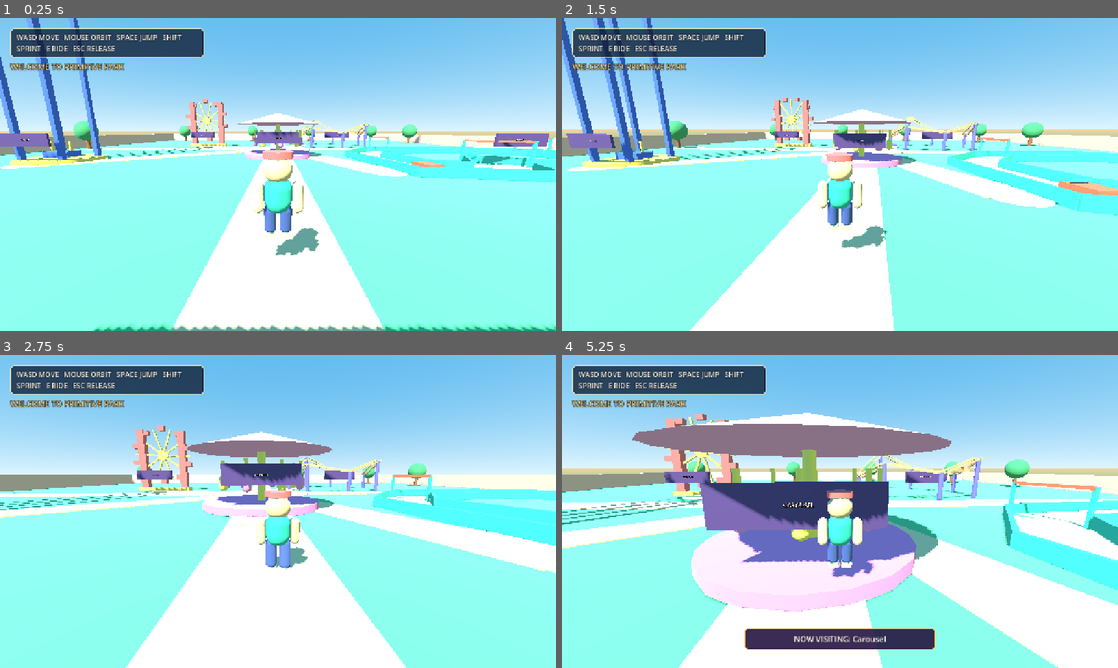
Above: before the commit, frames 1-4 (two rows, left to right).
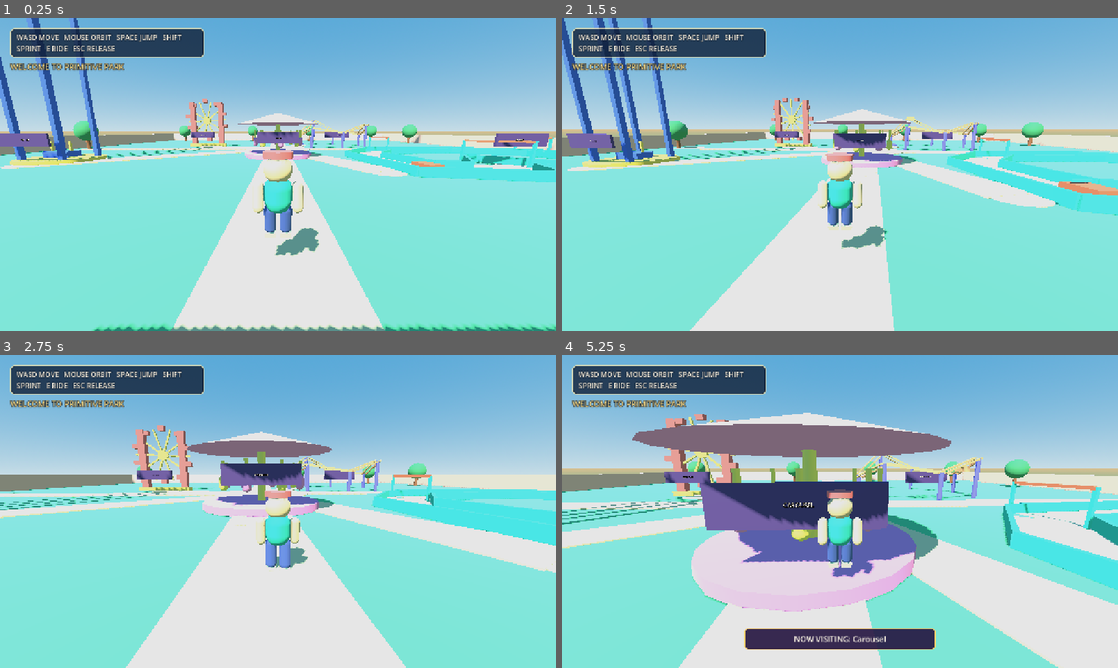
Above: after the commit, the same moments.

Repository: miya123123/primitive-park-walkthrough
Game: Godot game, scene res://scenes/Main.tscn
The game is run twice, just before and just after one commit, with the same random seed, the same clock (stepped at 60 frames per second) and the same inputs.
Inputs (mouse positions are in pixels of both pictures, inside the frame that each line leads up to):
- Up to frame 1 (0.25 s): no input
- Up to frame 2 (1.5 s): tap Enter at 0.5 s; move the mouse to (867, 174) at 0.52 s; hold W (move_forward) from 0.53 s (still down); tap E (interact) at 0.6 s; click (867, 174) at 0.67 s; tap Space (jump) at 0.77 s; move the mouse to (812, 174) at 1.27 s; tap R at 1.35 s
- Up to frame 3 (2.75 s): keep holding W (move_forward); tap Space (jump) at 1.52 s; move the mouse to (289, 505) at 2.02 s; tap E (interact) at 2.1 s
- Up to frame 4 (5.25 s): keep holding W (move_forward); move the mouse to (834, 517) at 2.77 s; tap R at 2.85, 4.35 s; click (834, 517) at 2.92 s; tap Space (jump) at 3.02, 3.77, 4.52 s; move the mouse to (878, 514) at 3.52 s; tap E (interact) at 3.6, 5.1 s; move the mouse to (795, 508) at 4.27 s; move the mouse to (845, 511) at 5.02 s; click (845, 511) at 5.17 s

The runs differ from the first frame. In frame 1, 80% of the frame differs, in the area x 0-100%, y 0-100%; in frame 2, 81%; in frame 3, 80%; in frame 4, 68%.

Commit message:
fix: 画面輝度を調整

Diff:
--- a/my-game/src/main.gd
+++ b/my-game/src/main.gd
@@ -70,6 +70,8 @@
 	environment.ambient_light_source = Environment.AMBIENT_SOURCE_SKY
 	environment.ambient_light_energy = 0.75
 	environment.ambient_light_color = Color("#F4F7FF")
+	environment.adjustment_enabled = true
+	environment.adjustment_brightness = 0.9
 	world_environment.environment = environment
 	add_child(world_environment)
 
--- a/my-game/tests/helpers/test_suite.gd
+++ b/my-game/tests/helpers/test_suite.gd
@@ -116,6 +116,13 @@
 	await tree.process_frame
 	await tree.process_frame
 	var park: Node = main_instance.get_node("Park/GeneratedPark")
+	var daylight_environment: WorldEnvironment = main_instance.get_node_or_null("DaylightEnvironment") as WorldEnvironment
+	_assert(daylight_environment != null, "daylight environment should exist")
+	if daylight_environment != null:
+		_assert(daylight_environment.environment != null, "daylight environment should provide an environment resource")
+		if daylight_environment.environment != null:
+			_assert(daylight_environment.environment.adjustment_enabled, "daylight environment brightness adjustment should be enabled")
+			_assert(is_equal_approx(daylight_environment.environment.adjustment_brightness, 0.9), "daylight environment brightness should be reduced to 0.9")
 	_assert(park.get_node_or_null("FerrisWheel") != null, "ferris wheel node should be generated")
 	_assert(park.get_node_or_null("RollerCoaster") != null, "roller coaster node should be generated")
 	_assert(park.get_node_or_null("Carousel") != null, "carousel node should be generated")
Not shown, added: .agent/result/9_画面輝度調整/Detail_画面輝度調整_20260901125440.md
Not shown, added: .agent/result/9_画面輝度調整/画面輝度調整_20260901125440.md
Not shown, added: .agent/result/9_画面輝度調整/画面輝度調整前_20260901125440.png
Not shown, added: .agent/result/9_画面輝度調整/画面輝度調整後_20260901125440.png
